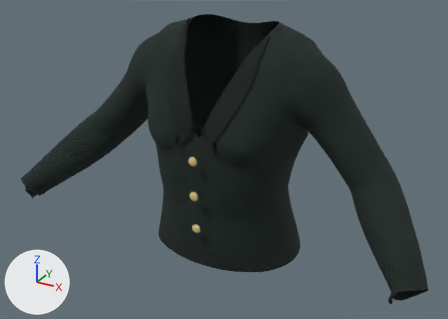
What one commit did to the glTF model game/assets/characters/cast/sacha_reed/sacha_reed__c_over.gltf.
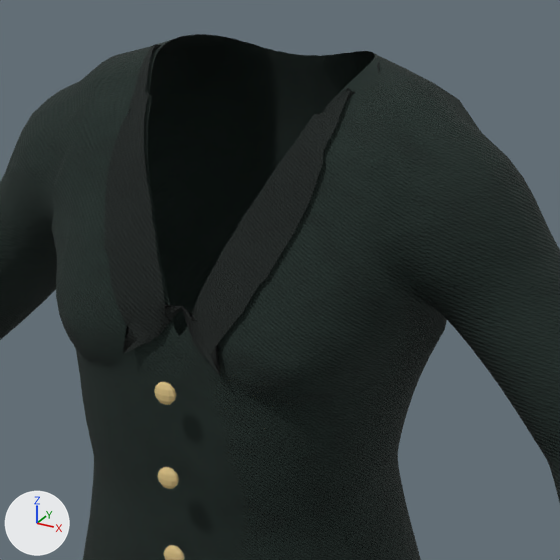
There are two pictures of each version: one whole from a 50 mm lens placed at (0.65, -1.237, 1.786), pointed at (0.012, -0.077, 1.206), one close up on the part from 28% to 79% of the width and 0% to 72% of the height. Every picture has the same lights, and +X, +Y and +Z are marked at lower left. The first two pictures are the older version.

Objects in the first close-up: 'Jacket', 'Lapels', 'Trim_Buttons_2'.
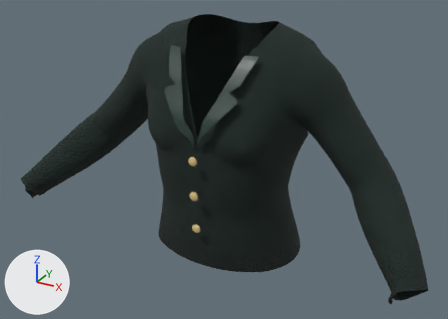
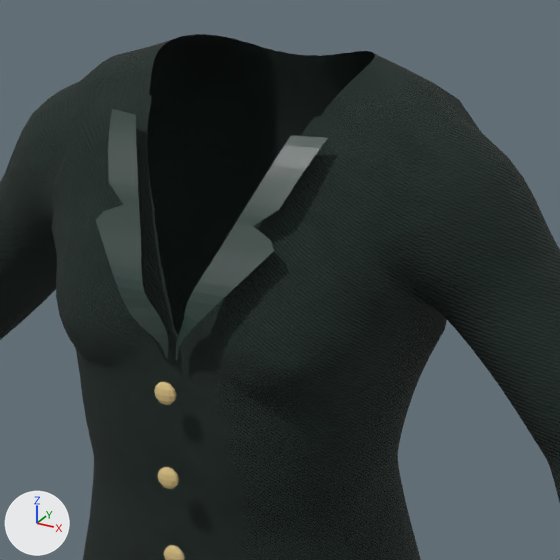
Changed parts and their boxes (x1, y1, x2, y2) in the close-ups (560 x 560 px):
'Lapels', deleted: before (104, 44, 380, 375)
'Trim_Revers_3', added: after (96, 109, 328, 361)

The change, as a diff of the scene's bpy script:
```diff
--- a/game/assets/characters/cast/sacha_reed/sacha_reed__c_over.gltf.py
+++ b/game/assets/characters/cast/sacha_reed/sacha_reed__c_over.gltf.py
@@ img_cast_sacha_reed_sacha_reed_c_over_buttons_2_roughness @@
+img_cast_sacha_reed_sacha_reed_c_over_buttons_2_roughness = load_image('cast_sacha_reed_sacha_reed_c_over_buttons_2_roughness', '../adela_voss/cast_adela_voss_adela_voss_a_over_buttons_0_roughness.png', 16, 16, 'Non-Color')
@@ img_cast_sacha_reed_sacha_reed_c_over_buttons_2_normal @@
+img_cast_sacha_reed_sacha_reed_c_over_buttons_2_normal = load_image('cast_sacha_reed_sacha_reed_c_over_buttons_2_normal', '../adela_voss/cast_adela_voss_adela_voss_a_over_buttons_0_normal.png', 16, 16, 'Non-Color')
@@ img_cast_sacha_reed_sacha_reed_c_over_revers_3_albedo @@
+img_cast_sacha_reed_sacha_reed_c_over_revers_3_albedo = load_image('cast_sacha_reed_sacha_reed_c_over_revers_3_albedo', 'cast_sacha_reed_sacha_reed_c_over_revers_3_albedo.png', 16, 16, 'sRGB')
@@ mat_cast_sacha_reed_sacha_reed_c_over_revers_3 @@
+mat_cast_sacha_reed_sacha_reed_c_over_revers_3 = bpy.data.materials.new('cast_sacha_reed_sacha_reed_c_over_revers_3')
+# uses the picture img_cast_sacha_reed_sacha_reed_c_over_buttons_2_normal
+# uses the picture img_cast_sacha_reed_sacha_reed_c_over_buttons_2_roughness
+# uses the picture img_cast_sacha_reed_sacha_reed_c_over_revers_3_albedo
@@ me_trim_004 @@
+me_trim_004.from_pydata(...)  # 104 vertices, 100 faces; spans x -0.109..0.109, y -0.198..-0.101, z 1.272..1.467
+me_trim_004.materials.append(mat_cast_sacha_reed_sacha_reed_c_over_revers_3)
@@ ob_lapels @@
-ob_lapels = bpy.data.objects.new('Lapels', me_lapels)
-ob_lapels.location = (0.0, 0.0, 0.0)
@@ ob_trim_revers_3 @@
+ob_trim_revers_3 = bpy.data.objects.new('Trim_Revers_3', me_trim_004)
+ob_trim_revers_3.location = (0.0, 0.0, 0.0)
```
